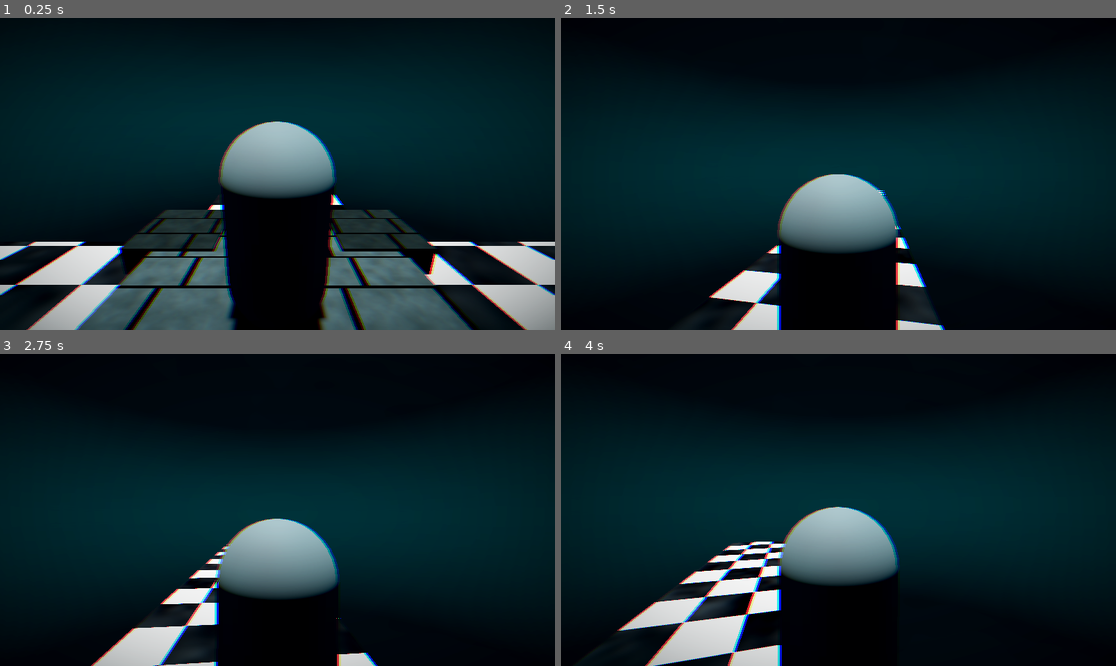
Above: before the commit, frames 1-4 (two rows, left to right).
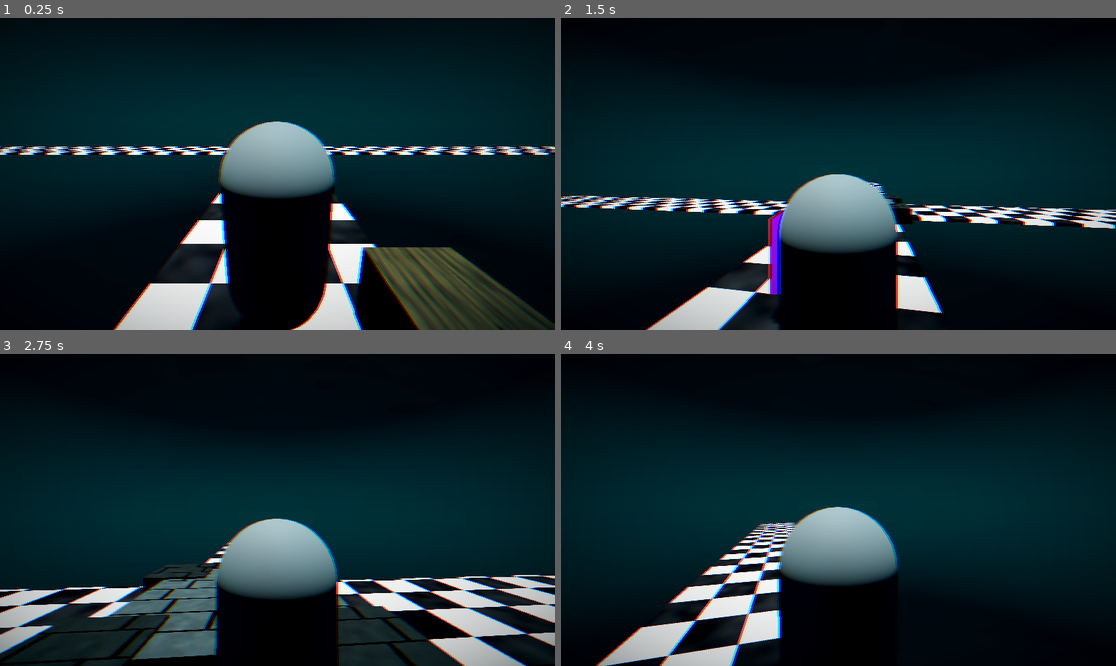
Above: after the commit, the same moments.

Repository: moonwavestudios/Voidscape
Game: Godot game, scene res://main.tscn
The game is run twice, just before and just after one commit, with the same random seed, the same clock (stepped at 60 frames per second) and the same inputs.
Inputs (mouse positions are in pixels of both pictures, inside the frame that each line leads up to):
- Up to frame 1 (0.25 s): no input
- Up to frame 2 (1.5 s): tap Enter (ui_accept) at 0.5, 0.77 s; move the mouse to (866, 174) at 0.52 s; hold Up (ui_up) from 0.53 s (still down); tap E (dash) at 0.6, 1.35 s; move the mouse to (810, 174) at 1.27 s
- Up to frame 3 (2.75 s): keep holding Up (ui_up); tap Enter (ui_accept) at 1.52 s; move the mouse to (288, 503) at 2.02 s; tap E (dash) at 2.1 s
- Up to frame 4 (4 s): keep holding Up (ui_up); move the mouse to (832, 516) at 2.77 s; tap E (dash) at 2.85, 3.6 s; tap Enter (ui_accept) at 3.02, 3.77 s; move the mouse to (877, 513) at 3.52 s

The runs differ from the first frame. In frame 1, 24% of the frame differs, in the area x 0-100%, y 41-100%; in frame 2, 8.0%; in frame 3, 15%; in frame 4, 7.7%.

Commit message:
added more stuff

Diff:
--- a/main.tscn
+++ b/main.tscn
@@ -5,6 +5,9 @@
 [ext_resource type="PackedScene" uid="uid://c58lis5vjiws3" path="res://scenes/world_test.tscn" id="2_0xm2m"]
 [ext_resource type="PackedScene" uid="uid://ccxx1fvlstxf7" path="res://scenes/gifts.tscn" id="3_1bvp3"]
 [ext_resource type="PackedScene" uid="uid://chuwoh0rx0ufc" path="res://scenes/player.tscn" id="3_h2yge"]
+[ext_resource type="Script" uid="uid://b313ofqycpsiw" path="res://scripts/floor_generation.gd" id="5_7mycd"]
+[ext_resource type="Shader" uid="uid://daywub3pgh2h8" path="res://shaders/checkerboard_floor.gdshader" id="6_5vw27"]
+[ext_resource type="PackedScene" uid="uid://cgcp1u3dnvxsc" path="res://scenes/center.tscn" id="6_272bh"]
 
 [sub_resource type="ShaderMaterial" id="ShaderMaterial_0xm2m"]
 shader = ExtResource("1_ig7tw")
@@ -21,6 +24,32 @@
 sky = SubResource("Sky_ig7tw")
 tonemap_mode = 2
 glow_enabled = true
+
+[sub_resource type="ShaderMaterial" id="ShaderMaterial_kek77"]
+render_priority = 0
+shader = ExtResource("6_5vw27")
+shader_parameter/tile_color_a = Color(1, 1, 1, 1)
+shader_parameter/tile_color_b = Color(0.02, 0.02, 0.04, 1)
+shader_parameter/tile_size = 1.0
+shader_parameter/emission_strength = 1.8
+shader_parameter/roughness_a = 0.15
+shader_parameter/roughness_b = 0.9
+shader_parameter/wetness = 0.6
+shader_parameter/caustic_strength = 0.25
+shader_parameter/caustic_speed = 0.4
+
+[sub_resource type="ShaderMaterial" id="ShaderMaterial_5vw27"]
+render_priority = 0
+shader = ExtResource("6_5vw27")
+shader_parameter/tile_color_a = Color(1, 1, 1, 1)
+shader_parameter/tile_color_b = Color(0.02, 0.02, 0.04, 1)
+shader_parameter/tile_size = 1.0
+shader_parameter/emission_strength = 1.8
+shader_parameter/roughness_a = 0.15
+shader_parameter/roughness_b = 0.9
+shader_parameter/wetness = 0.6
+shader_parameter/caustic_strength = 0.25
+shader_parameter/caustic_speed = 0.4
 
 [node name="Main" type="Node" unique_id=1863403543]
 
@@ -42,5 +71,13 @@
 [node name="gifts2" parent="game" unique_id=328966432 instance=ExtResource("3_1bvp3")]
 transform = Transform3D(1, 0, 0, 0, 1, 0, 0, 0, 1, 0, 0.9533489, -6.9584265)
 
-[node name="player" parent="." unique_id=1056688122 instance=ExtResource("3_h2yge")]
-transform = Transform3D(1, 0, 0, 0, 1, 0, 0, 0, 1, 0, 1.7217877, -15.20688)
+[node name="FloorGeneration" type="Node3D" parent="game" unique_id=1322853967]
+visible = false
+script = ExtResource("5_7mycd")
+floor_material = SubResource("ShaderMaterial_kek77")
+stair_material = SubResource("ShaderMaterial_5vw27")
+
+[node name="center" parent="game/FloorGeneration" unique_id=1241907746 instance=ExtResource("6_272bh")]
+
+[node name="player" parent="." unique_id=1056688122 groups=["player"] instance=ExtResource("3_h2yge")]
+transform = Transform3D(1, 0, 0, 0, 1, 0, 0, 0, 1, 0, 1.7217877, -0.23494816)
--- a/project.godot
+++ b/project.godot
@@ -14,6 +14,11 @@
 run/main_scene="uid://b41bwryvpaqv0"
 config/features=PackedStringArray("4.6", "Forward Plus")
 config/icon="res://icon.svg"
+
+[global_group]
+
+player=""
+gifts=""
 
 [input]
 
--- /dev/null
+++ b/scenes/center.tscn
@@ -0,0 +1,197 @@
+[gd_scene format=3 uid="uid://cgcp1u3dnvxsc"]
+
+[ext_resource type="Shader" uid="uid://bi6vgst2td81v" path="res://shaders/underwater_stone.gdshader" id="1_g6p03"]
+
+[sub_resource type="BoxShape3D" id="BoxShape3D_6xlf5"]
+size = Vector3(1, 0.9974365, 1.0222473)
+
+[sub_resource type="ShaderMaterial" id="ShaderMaterial_7mhm3"]
+render_priority = 0
+shader = ExtResource("1_g6p03")
+shader_parameter/stone_light = Color(0.48570347, 0.48570353, 0.4857034, 1)
+shader_parameter/stone_dark = Color(0.31061712, 0.31061712, 0.3106171, 1)
+shader_parameter/grout_color = Color(0, 0, 0, 1)
+shader_parameter/tile_size = 0.57400002400512
+shader_parameter/roughness_base = 0.7
+shader_parameter/wetness = 0.0
+shader_parameter/caustic_strength = 0.0
+shader_parameter/caustic_speed = 0.35
+shader_parameter/grout_width = 0.07
+shader_parameter/teal_shift = 0.6
+
+[sub_resource type="BoxMesh" id="BoxMesh_0b3jf"]
+material = SubResource("ShaderMaterial_7mhm3")
+
+[sub_resource type="Shader" id="Shader_32x1p"]
+code = "shader_type spatial;
+
+uniform vec4 stone_light : source_color = vec4(0.35, 0.75, 0.72, 1.0);
+uniform vec4 stone_dark : source_color = vec4(0.04, 0.14, 0.16, 1.0);
+uniform vec4 grout_color : source_color = vec4(0.02, 0.08, 0.10, 1.0);
+uniform float tile_size : hint_range(0.1, 10.0) = 1.0;
+uniform float roughness_base : hint_range(0.0, 1.0) = 0.7;
+uniform float wetness : hint_range(0.0, 1.0) = 0.55;
+uniform float caustic_strength : hint_range(0.0, 1.0) = 0.18;
+uniform float caustic_speed : hint_range(0.0, 2.0) = 0.35;
+uniform float grout_width : hint_range(0.0, 0.5) = 0.07;
+uniform float teal_shift : hint_range(0.0, 1.0) = 0.6;
+
+float hash(vec2 p) {
+	return fract(sin(dot(p, vec2(127.1, 311.7))) * 43758.5453);
+}
+
+float hash1(float n) {
+	return fract(sin(n) * 43758.5453);
+}
+
+float noise(vec2 p) {
+	vec2 i = floor(p);
+	vec2 f = fract(p);
+	f = f * f * (3.0 - 2.0 * f);
+	float a = hash(i);
+	float b = hash(i + vec2(1.0, 0.0));
+	float c = hash(i + vec2(0.0, 1.0));
+	float d = hash(i + vec2(1.0, 1.0));
+	return mix(mix(a, b, f.x), mix(c, d, f.x), f.y);
+}
+
+float fbm(vec2 p) {
+	float v = 0.0;
+	float a = 0.5;
+	for (int i = 0; i < 4; i++) {
+		v += a * noise(p);
+		p *= 2.1;
+		a *= 0.5;
+	}
+	return v;
+}
+
+float caustics(vec2 uv, float t) {
+	float n1 = noise(uv * 2.0 + vec2(t * 0.5, t * 0.3));
+	float n2 = noise(uv * 4.0 - vec2(t * 0.4, t * 0.6));
+	float n3 = noise(uv * 8.0 + vec2(t * 0.2, t * 0.7));
+	return n1 * 0.5 + n2 * 0.3 + n3 * 0.2;
+}
+
+vec2 brick_uv(vec2 world_xz, float bw, float bh, float offset) {
+	float row = floor(world_xz.y / bh);
+	float shift = mod(row, 2.0) * offset;
+	float col = floor((world_xz.x + shift) / bw);
+	vec2 local = vec2(
+		fract((world_xz.x + shift) / bw),
+		fract(world_xz.y / bh)
+	);
+	return local;
+}
+
+varying vec3 world_pos;
+varying vec3 world_normal;
+
+void vertex() {
+	world_pos = (MODEL_MATRIX * vec4(VERTEX, 1.0)).xyz;
+	world_normal = normalize((MODEL_MATRIX * vec4(NORMAL, 0.0)).xyz);
+}
+
+void fragment() {
+	float bw = tile_size * 2.0;
+	float bh = tile_size;
+
+	vec2 xz = world_pos.xz;
+	vec2 xy = world_pos.xy;
+	vec2 zy = world_pos.zy;
+
+	vec3 blend = abs(world_normal);
+	blend = pow(blend, vec3(4.0));
+	blend /= blend.x + blend.y + blend.z + 0.001;
+
+	vec2 local_xz = brick_uv(xz / tile_size, 2.0, 1.0, 0.5);
+	vec2 local_xy = brick_uv(xy / tile_size, 2.0, 1.0, 0.5);
+	vec2 local_zy = brick_uv(zy / tile_size, 2.0, 1.0, 0.5);
+
+	float grout_xz = step(1.0 - grout_width, local_xz.x) + step(1.0 - grout_width, local_xz.y);
+	float grout_xy = step(1.0 - grout_width, local_xy.x) + step(1.0 - grout_width, local_xy.y);
+	float grout_zy = step(1.0 - grout_width, local_zy.x) + step(1.0 - grout_width, local_zy.y);
+	float grout = clamp(
+		grout_xz * blend.y + grout_xy * blend.z + grout_zy * blend.x,
+		0.0, 1.0
+	);
+
+	float stone_xz = fbm(xz / tile_size * 3.5 + 7.3);
+	float stone_xy = fbm(xy / tile_size * 3.5 + 2.1);
+	float stone_zy = fbm(zy / tile_size * 3.5 + 4.7);
+	float stone_detail = stone_xz * blend.y + stone_xy * blend.z + stone_zy * blend.x;
+
+	vec3 base = mix(stone_dark.rgb, stone_light.rgb, stone_detail);
+	base = mix(base, grout_color.rgb, grout);
+
+	float t = TIME * caustic_speed;
+	float caustic_val = caustics(xz / tile_size * 0.5, t);
+	vec3 teal = vec3(0.1, 0.9, 0.85);
+	base += teal * caustic_val * caustic_strength * (1.0 - grout);
+
+	float lum = dot(base, vec3(0.299, 0.587, 0.114));
+	base = mix(base, mix(vec3(lum), teal, 0.5) * (lum + 0.1), teal_shift * 0.4);
+
+	ALBEDO = clamp(base, 0.0, 1.0);
+	ROUGHNESS = mix(roughness_base, roughness_base * 0.3, wetness * (1.0 - grout));
+	METALLIC = 0.0;
+	SPECULAR = mix(0.1, 0.7, wetness * (1.0 - grout));
+}
+"
+
+[sub_resource type="ShaderMaterial" id="ShaderMaterial_1moov"]
+render_priority = 0
+shader = SubResource("Shader_32x1p")
+shader_parameter/stone_light = Color(0.13682565, 0.13682577, 0.13682571, 1)
+shader_parameter/stone_dark = Color(0.2231029, 0.2231029, 0.22310284, 1)
+shader_parameter/grout_color = Color(0, 0, 0, 1)
+shader_parameter/tile_size = 0.57400002400512
+shader_parameter/roughness_base = 0.7
+shader_parameter/wetness = 0.0
+shader_parameter/caustic_strength = 0.0
+shader_parameter/caustic_speed = 0.35
+shader_parameter/grout_width = 0.07
+shader_parameter/teal_shift = 0.6
+
+[sub_resource type="BoxMesh" id="BoxMesh_ckgkh"]
+material = SubResource("ShaderMaterial_1moov")
+
+[node name="center" type="Node3D" unique_id=1241907746]
+
+[node name="StaticBody3D2" type="StaticBody3D" parent="." unique_id=1864065504]
+transform = Transform3D(4, 0, 0, 0, 0.552, 0, 0, 0, 4, 0, 0, 0)
+
+[node name="CollisionShape3D" type="CollisionShape3D" parent="StaticBody3D2" unique_id=843913550]
+transform = Transform3D(0.99999934, 0, 0, 0, 0.9999995, 0, 0, 0, 0.9999965, 0, 0, 0)
+shape = SubResource("BoxShape3D_6xlf5")
+
+[node name="MeshInstance3D" type="MeshInstance3D" parent="StaticBody3D2/CollisionShape3D" unique_id=886949640]
+mesh = SubResource("BoxMesh_0b3jf")
+
+[node name="CollisionShape3D2" type="CollisionShape3D" parent="StaticBody3D2" unique_id=264547202]
+transform = Transform3D(0.37113547, 0, 0, 0, 1.189846, 0, 0, 0, 0.35918862, 0.44261312, 0, 0.4450636)
+shape = SubResource("BoxShape3D_6xlf5")
+
+[node name="MeshInstance3D" type="MeshInstance3D" parent="StaticBody3D2/CollisionShape3D2" unique_id=1079586671]
+mesh = SubResource("BoxMesh_ckgkh")
+
+[node name="CollisionShape3D3" type="CollisionShape3D" parent="StaticBody3D2" unique_id=1867608251]
+transform = Transform3D(0.37113547, 0, 0, 0, 1.189846, 0, 0, 0, 0.35918862, -0.43732962, 0, 0.4450636)
+shape = SubResource("BoxShape3D_6xlf5")
+
+[node name="MeshInstance3D" type="MeshInstance3D" parent="StaticBody3D2/CollisionShape3D3" unique_id=1711593477]
+mesh = SubResource("BoxMesh_ckgkh")
+
+[node name="CollisionShape3D4" type="CollisionShape3D" parent="StaticBody3D2" unique_id=1425724500]
+transform = Transform3D(0.37113547, 0, 0, 0, 1.189846, 0, 0, 0, 0.35918862, 0.44261312, 0, -0.42140007)
+shape = SubResource("BoxShape3D_6xlf5")
+
+[node name="MeshInstance3D" type="MeshInstance3D" parent="StaticBody3D2/CollisionShape3D4" unique_id=1988756506]
+mesh = SubResource("BoxMesh_ckgkh")
+
+[node name="CollisionShape3D5" type="CollisionShape3D" parent="StaticBody3D2" unique_id=880634365]
+transform = Transform3D(0.37113547, 0, 0, 0, 1.189846, 0, 0, 0, 0.35918862, -0.43732962, 0, -0.42140007)
+shape = SubResource("BoxShape3D_6xlf5")
+
+[node name="MeshInstance3D" type="MeshInstance3D" parent="StaticBody3D2/CollisionShape3D5" unique_id=965740655]
+mesh = SubResource("BoxMesh_ckgkh")
--- /dev/null
+++ b/scenes/floor.tscn
@@ -0,0 +1,100 @@
+[gd_scene format=3 uid="uid://ba5cgc6c8ixl4"]
+
+[sub_resource type="BoxShape3D" id="BoxShape3D_kuqtn"]
+size = Vector3(1, 0.9974365, 1.0222473)
+
+[sub_resource type="Shader" id="Shader_c41w6"]
+code = "shader_type spatial;
+
+uniform vec4 tile_color_a : source_color = vec4(0.0, 0.85, 0.90, 1.0);
+uniform vec4 tile_color_b : source_color = vec4(0.02, 0.02, 0.04, 1.0);
+uniform float tile_size : hint_range(0.1, 10.0) = 1.0;
+uniform float emission_strength : hint_range(0.0, 5.0) = 1.8;
+uniform float roughness_a : hint_range(0.0, 1.0) = 0.15;
+uniform float roughness_b : hint_range(0.0, 1.0) = 0.9;
+uniform float wetness : hint_range(0.0, 1.0) = 0.6;
+uniform float caustic_strength : hint_range(0.0, 1.0) = 0.25;
+uniform float caustic_speed : hint_range(0.0, 2.0) = 0.4;
+
+float hash(vec2 p) {
+	return fract(sin(dot(p, vec2(127.1, 311.7))) * 43758.5453);
+}
+
+float noise(vec2 p) {
+	vec2 i = floor(p);
+	vec2 f = fract(p);
+	f = f * f * (3.0 - 2.0 * f);
+	float a = hash(i);
+	float b = hash(i + vec2(1.0, 0.0));
+	float c = hash(i + vec2(0.0, 1.0));
+	float d = hash(i + vec2(1.0, 1.0));
+	return mix(mix(a, b, f.x), mix(c, d, f.x), f.y);
+}
+
+float caustics(vec2 uv, float t) {
+	float n1 = noise(uv * 2.0 + vec2(t * 0.5, t * 0.3));
+	float n2 = noise(uv * 4.0 - vec2(t * 0.4, t * 0.6));
+	float n3 = noise(uv * 8.0 + vec2(t * 0.2, t * 0.7));
+	return n1 * 0.5 + n2 * 0.3 + n3 * 0.2;
+}
+
+varying vec3 world_pos;
+
+void vertex() {
+	world_pos = (MODEL_MATRIX * vec4(VERTEX, 1.0)).xyz;
+}
+
+void fragment() {
+	vec2 world_uv = world_pos.xz / tile_size;
+	vec2 tile = floor(world_uv);
+	float checker = mod(tile.x + tile.y, 2.0);
+
+	float t = TIME * caustic_speed;
+	float caustic_val = caustics(world_uv * 0.5, t);
+
+	vec4 base_color = mix(tile_color_b, tile_color_a, checker);
+
+	vec3 glow = tile_color_a.rgb * caustic_val * caustic_strength;
+	base_color.rgb += glow;
+
+	vec3 worn = vec3(noise(world_uv * 3.7 + 5.3)) * 0.08;
+	base_color.rgb = clamp(base_color.rgb - worn * (1.0 - checker * 0.5), 0.0, 1.0);
+
+	ALBEDO = base_color.rgb;
+
+	float emit_mask = checker * (caustic_val * 0.4 + 0.6);
+	EMISSION = tile_color_a.rgb * emit_mask * emission_strength;
+
+	ROUGHNESS = mix(roughness_b, roughness_a, checker);
+	METALLIC = mix(0.0, wetness, checker);
+	SPECULAR = mix(0.1, 0.8, checker);
+}
+"
+
+[sub_resource type="ShaderMaterial" id="ShaderMaterial_ukw5w"]
+render_priority = 0
+shader = SubResource("Shader_c41w6")
+shader_parameter/tile_color_a = Color(1, 1, 1, 1)
+shader_parameter/tile_color_b = Color(0.02, 0.02, 0.04, 1)
+shader_parameter/tile_size = 1.0
+shader_parameter/emission_strength = 1.8
+shader_parameter/roughness_a = 0.15
+shader_parameter/roughness_b = 0.9
+shader_parameter/wetness = 0.6
+shader_parameter/caustic_strength = 0.25
+shader_parameter/caustic_speed = 0.4
+
+[sub_resource type="BoxMesh" id="BoxMesh_whr1e"]
+material = SubResource("ShaderMaterial_ukw5w")
+
+[node name="floor" type="Node3D" unique_id=1073470864]
+
+[node name="StaticBody3D" type="StaticBody3D" parent="." unique_id=481321992]
+transform = Transform3D(3.8134303, 0, 0, 0, 0.12740725, 0, 0, 0, 26.574448, 0, 0, 0)
+
+[node name="CollisionShape3D" type="CollisionShape3D" parent="StaticBody3D" unique_id=1032698905]
+transform = Transform3D(0.99999934, 0, 0, 0, 0.9999995, 0, 0, 0, 0.9999965, 0, 0, 0)
+shape = SubResource("BoxShape3D_kuqtn")
+
+[node name="MeshInstance3D" type="MeshInstance3D" parent="StaticBody3D/CollisionShape3D" unique_id=1898635209]
+mesh = SubResource("BoxMesh_whr1e")
--- a/scenes/gifts.tscn
+++ b/scenes/gifts.tscn
@@ -16,7 +16,7 @@
 [sub_resource type="BoxMesh" id="BoxMesh_56tqj"]
 material = SubResource("StandardMaterial3D_56tqj")
 
-[node name="gifts" type="Area3D" unique_id=702350556]
+[node name="gifts" type="Area3D" unique_id=702350556 groups=["gifts"]]
 script = ExtResource("1_k2biq")
 
 [node name="CollisionShape3D" type="CollisionShape3D" parent="." unique_id=1518320145]
--- a/scenes/world_test.tscn
+++ b/scenes/world_test.tscn
@@ -2,11 +2,12 @@
 
 [ext_resource type="Shader" uid="uid://daywub3pgh2h8" path="res://shaders/checkerboard_floor.gdshader" id="1_7mhm3"]
 [ext_resource type="Shader" uid="uid://bi6vgst2td81v" path="res://shaders/underwater_stone.gdshader" id="2_puv4i"]
+[ext_resource type="Shader" uid="uid://byp45ooycf37s" path="res://shaders/underwater_wood.gdshader" id="3_1moov"]
 
 [sub_resource type="BoxShape3D" id="BoxShape3D_o8rpv"]
 size = Vector3(1, 0.9974365, 1.0222473)
 
-[sub_resource type="ShaderMaterial" id="ShaderMaterial_puv4i"]
+[sub_resource type="ShaderMaterial" id="ShaderMaterial_4lv6h"]
 render_priority = 0
 shader = ExtResource("1_7mhm3")
 shader_parameter/tile_color_a = Color(1, 1, 1, 1)
@@ -20,7 +21,20 @@
 shader_parameter/caustic_speed = 0.4
 
 [sub_resource type="BoxMesh" id="BoxMesh_7mhm3"]
-material = SubResource("ShaderMaterial_puv4i")
+material = SubResource("ShaderMaterial_4lv6h")
+
+[sub_resource type="ShaderMaterial" id="ShaderMaterial_puv4i"]
+render_priority = 0
+shader = ExtResource("1_7mhm3")
+shader_parameter/tile_color_a = Color(1, 1, 1, 1)
+shader_parameter/tile_color_b = Color(0.02, 0.02, 0.04, 1)
+shader_parameter/tile_size = 1.0
+shader_parameter/emission_strength = 1.8
+shader_parameter/roughness_a = 0.15
+shader_parameter/roughness_b = 0.9
+shader_parameter/wetness = 0.6
+shader_parameter/caustic_strength = 0.25
+shader_parameter/caustic_speed = 0.4
 
 [sub_resource type="BoxMesh" id="BoxMesh_1moov"]
 material = SubResource("ShaderMaterial_puv4i")
@@ -180,7 +194,28 @@
 shader_parameter/teal_shift = 0.6
 
 [sub_resource type="BoxMesh" id="BoxMesh_4lv6h"]
-material = SubResource("ShaderMaterial_1moov")
+material = SubResource("ShaderMaterial_ob026")
+
+[sub_resource type="BoxShape3D" id="BoxShape3D_puv4i"]
+
+[sub_resource type="ShaderMaterial" id="ShaderMaterial_63fu1"]
+render_priority = 0
+shader = ExtResource("3_1moov")
+shader_parameter/wood_base_color = Color(1, 0.5372549, 0, 1)
+shader_parameter/wood_grain_color = Color(0.02, 0.06, 0.08, 1)
+shader_parameter/teal_tint = Color(0.08, 0.35, 0.38, 1)
+shader_parameter/tile_size = 0.36100001388762
+shader_parameter/plank_width = 0.33200001251012
+shader_parameter/grain_scale = 8.0
+shader_parameter/roughness_base = 0.85
+shader_parameter/wetness = 0.7
+shader_parameter/teal_strength = 0.45
+shader_parameter/caustic_strength = 0.08
+shader_parameter/caustic_speed = 0.35
+shader_parameter/edge_darkness = 0.6
+
+[sub_resource type="BoxMesh" id="BoxMesh_i6uhy"]
+material = SubResource("ShaderMaterial_63fu1")
 
 [node name="world_test" type="Node3D" unique_id=858100175]
 
@@ -261,3 +296,12 @@
 
 [node name="MeshInstance3D" type="MeshInstance3D" parent="StaticBody3D2/CollisionShape3D5" unique_id=277082582]
 mesh = SubResource("BoxMesh_4lv6h")
+
+[node name="StaticBody3D6" type="StaticBody3D" parent="." unique_id=1844458922]
+transform = Transform3D(1, 0, 0, 0, 1, 0, 0, 0, 1, 1.4860612, 0.53802145, 0)
+
+[node name="CollisionShape3D" type="CollisionShape3D" parent="StaticBody3D6" unique_id=992203916]
+shape = SubResource("BoxShape3D_puv4i")
+
+[node name="MeshInstance3D" type="MeshInstance3D" parent="StaticBody3D6/CollisionShape3D" unique_id=1036766750]
+mesh = SubResource("BoxMesh_i6uhy")
--- /dev/null
+++ b/scripts/floor_generation.gd
@@ -0,0 +1,206 @@
+class_name FloorGenerator
+extends Node3D
+
+# ── Tunables ───────────────────────────────────────────────────────────────── #
+
+@export var level: int = 1
+@export var platform_count: int = 8
+@export var stair_count:    int = 4
+
+## Platform slab dimensions
+@export var platform_size: Vector3 = Vector3(10.0, 0.5, 10.0)
+
+## Each individual stair step
+@export var step_width:  float = 3.0   ## X size (perpendicular to travel)
+@export var step_depth:  float = 1.2   ## Z size (along travel direction)
+@export var step_height: float = 0.4   ## Y rise per step
+
+## Horizontal spread: radius = base + growth × (level - 1)
+@export var base_radius:         float = 14.0
+@export var level_radius_growth: float = 6.0
+
+## Vertical range (above/below y = 0)
+@export var base_height_range:         float = 4.0
+@export var level_height_range_growth: float = 2.0
+
+@export var floor_material: Material
+@export var stair_material: Material
+
+## Minimum gap between platform centres (avoids overlap)
+@export var min_platform_gap: float = 12.0
+
+# ── Runtime ────────────────────────────────────────────────────────────────── #
+
+var _rng              := RandomNumberGenerator.new()
+var _placed_centers   : Array[Vector3] = []
+
+
+func generate(p_level: int = level, p_seed: int = -1) -> void:
+	level = p_level
+	_clear_generated()
+	_placed_centers.clear()
+
+	if p_seed >= 0:
+		_rng.seed = p_seed
+	else:
+		_rng.randomize()
+
+	var radius      := base_radius       + level_radius_growth       * (level - 1)
+	var half_height := base_height_range + level_height_range_growth * (level - 1)
+
+	_spawn_platforms(platform_count, radius, half_height)
+	_spawn_stairs   (stair_count)
+
+
+# ── Internal ───────────────────────────────────────────────────────────────── #
+
+func _clear_generated() -> void:
+	for child in get_children():
+		if child.is_in_group("generated"):
+			child.queue_free()
+
+
+func _spawn_platforms(count: int, radius: float, half_height: float) -> void:
+	var budget  := count * 20
+	var spawned := 0
+
+	while spawned < count and budget > 0:
+		budget -= 1
+		var pos := _random_disc_point(radius, half_height)
+		if not _too_close(pos):
+			_placed_centers.append(pos)
+			_make_platform(pos)
+			spawned += 1
+
+
+func _spawn_stairs(count: int) -> void:
+	if _placed_centers.size() < 2:
+		return
+
+	# Shuffle indices and pair them up; each pair gets one staircase.
+	var indices: Array = range(_placed_centers.size())
+	indices.shuffle()
+
+	var built := 0
+	var i     := 0
+
+	while built < count and i + 1 < indices.size():
+		_make_staircase(
+			_placed_centers[indices[i]],
+			_placed_centers[indices[i + 1]]
+		)
+		built += 1
+		i     += 2
+
+	# If we still need more, link the centre to remaining platforms.
+	while built < count and built < _placed_centers.size():
+		_make_staircase(Vector3.ZERO, _placed_centers[built])
+		built += 1
+
+
+# ── Geometry ───────────────────────────────────────────────────────────────── #
+
+func _make_platform(pos: Vector3) -> void:
+	var mi   := MeshInstance3D.new()
+	mi.add_to_group("generated")
+	mi.position = pos
+	var box  := BoxMesh.new()
+	box.size  = platform_size
+	mi.mesh   = box
+	if floor_material:
+		mi.material_override = floor_material
+	add_child(mi)
+	_attach_box_collision(mi, platform_size)
+
+
+func _make_staircase(from_center: Vector3, to_center: Vector3) -> void:
+	## Builds a staircase that walks FROM the top surface of platform A
+	## TO the top surface of platform B, going either up or down correctly.
+
+	# Top surface Y of each platform.
+	var y_from := from_center.y + platform_size.y * 0.5
+	var y_to   := to_center.y   + platform_size.y * 0.5
+
+	# Horizontal direction (flat, normalized).
+	var flat_diff := Vector3(
+		to_center.x - from_center.x,
+		0.0,
+		to_center.z - from_center.z
+	)
+	var flat_dist := flat_diff.length()
+
+	if flat_dist < 0.001:
+		return   # platforms directly on top of each other — skip
+
+	var dir_flat := flat_diff / flat_dist   # unit vector along ground
+
+	# How many steps do we need to cover the height difference?
+	var height_diff := y_to - y_from        # positive = going UP, negative = DOWN
+	var steps_needed := int(ceil(abs(height_diff) / step_height))
+	steps_needed = max(steps_needed, 1)
+
+	# Actual rise per step (preserves sign: + = up, - = down).
+	var rise_per_step := height_diff / float(steps_needed)
+
+	# Horizontal travel per step (spread evenly).
+	var run_per_step := (flat_dist - platform_size.z) / float(steps_needed)
+	run_per_step = max(run_per_step, step_depth)
+
+	# Build steps from the FROM platform edge outward.
+	# The first step sits flush against the FROM platform top surface.
+	var half_plat_depth := platform_size.z * 0.5
+
+	for s in steps_needed:
+		# Centre of this step along the travel axis.
+		var along := half_plat_depth + step_depth * 0.5 + run_per_step * s
+
+		# Horizontal world position.
+		var world_xz := Vector3(from_center.x, 0.0, from_center.z) + dir_flat * along
+
+		# Y: step s sits at y_from + rise accumulated so far.
+		# We place the TOP surface at that height, so box centre is half step_height below.
+		var top_y    := y_from + rise_per_step * (s + 1)
+		var center_y := top_y - step_height * 0.5
+
+		var mi       := MeshInstance3D.new()
+		mi.add_to_group("generated")
+		mi.position   = Vector3(world_xz.x, center_y, world_xz.z)
+
+		# Rotate so step depth faces the direction of travel.
+		mi.look_at(mi.position + dir_flat, Vector3.UP)
+
+		var box  := BoxMesh.new()
+		box.size  = Vector3(step_width, step_height, step_depth)
+		mi.mesh   = box
+		mi.material_override = stair_material if stair_material else floor_material
+		add_child(mi)
+		_attach_box_collision(mi, Vector3(step_width, step_height, step_depth))
+
+
+func _attach_box_collision(parent: Node3D, size: Vector3) -> void:
+	var body   := StaticBody3D.new()
+	var cshape := CollisionShape3D.new()
+	var box    := BoxShape3D.new()
+	box.size    = size
+	cshape.shape = box
+	body.add_child(cshape)
+	parent.add_child(body)
+
+
+# ── Utilities ─────────────────────────────────────────────────────────────── #
+
+func _random_disc_point(radius: float, half_height: float) -> Vector3:
+	var angle := _rng.randf_range(0.0, TAU)
+	var dist  := sqrt(_rng.randf()) * radius
+	return Vector3(
+		cos(angle) * dist,
+		_rng.randf_range(-half_height, half_height),
+		sin(angle) * dist
+	)
+
+
+func _too_close(pos: Vector3) -> bool:
+	for p in _placed_centers:
+		if p.distance_to(pos) < min_platform_gap:
+			return true
+	return false
--- a/scripts/game.gd
+++ b/scripts/game.gd
@@ -2,11 +2,20 @@
 
 var level = 1
 
-# Called when the node enters the scene tree for the first time.
+var gifts_collected = 0
+var all_gifts = 0
+
+var exit_open = false
+
 func _ready() -> void:
-	pass # Replace with function body.
+	#$FloorGeneration.generate(level)
+	for gifts in get_children():
+		if gifts.is_in_group("gifts"):
+			all_gifts += 1
+			print(all_gifts)
 
-
-# Called every frame. 'delta' is the elapsed time since the previous frame.
-func _process(delta: float) -> void:
-	pass
+func _process(_delta: float) -> void:
+	if gifts_collected == all_gifts:
+		if not exit_open:
+			print("exit")
+			exit_open = true
--- a/scripts/gifts.gd
+++ b/scripts/gifts.gd
@@ -2,6 +2,8 @@
 
 
 func _on_body_entered(body: Node3D) -> void:
-	body.gifts += 1
-	print(str(body.gifts))
-	queue_free()
+	if body.is_in_group("player"):
+		body.gifts += 1
+		$"..".gifts_collected += 1
+		print(str(body.gifts))
+		queue_free()
Not shown: 3 places in scenes/world_test.tscn that only renumber resources
Not shown, added: scripts/floor_generation.gd.uid
